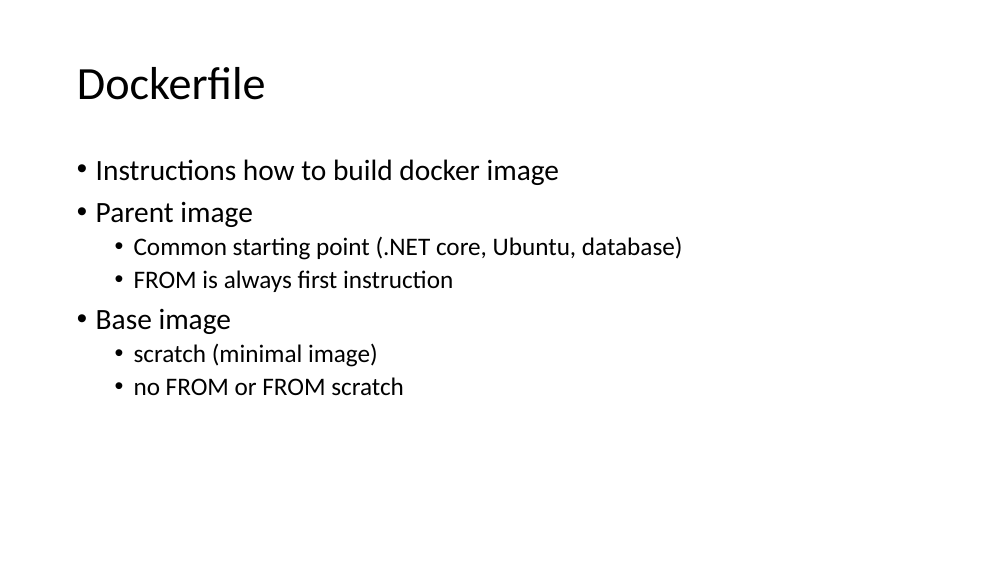
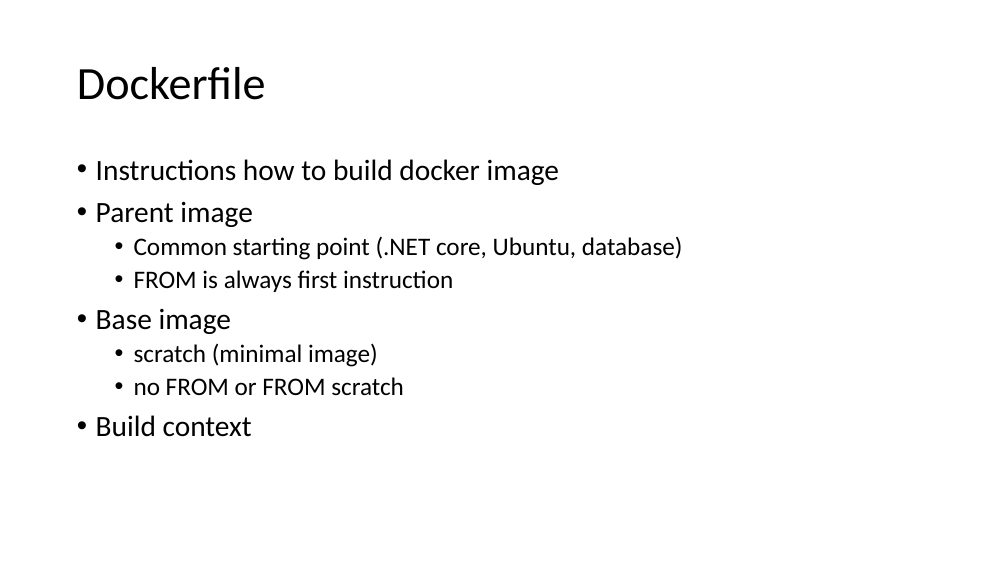
Before and after one commit to ERNICommunity/ESK-EPD-2018-Docker, a slide deck: slide 9 of src/_data/docker.pptx (slide 8 before the commit). Drawn at 1008x567 pixels with LibreOffice and Linux fonts; fonts in the diff are those of the drawing. Boxes give left, top, right and bottom in pixels: in the first picture for what was removed or moved away, otherwise in the second. Text is boxed around its words. In the diff, an @@ line names an element or a change of style, - is before the commit and + after.

Commit message:
update docker intro presentation + excluded _data folder form docker build context

```diff
--- a/src/_data/docker.pptx
+++ b/src/_data/docker.pptx
@@ text at [96, 415, 252, 437]: paragraph added @@
+• Build context
```
Also in this commit, not shown: 3 other slides changed, 4 slides added, 1 other file.
